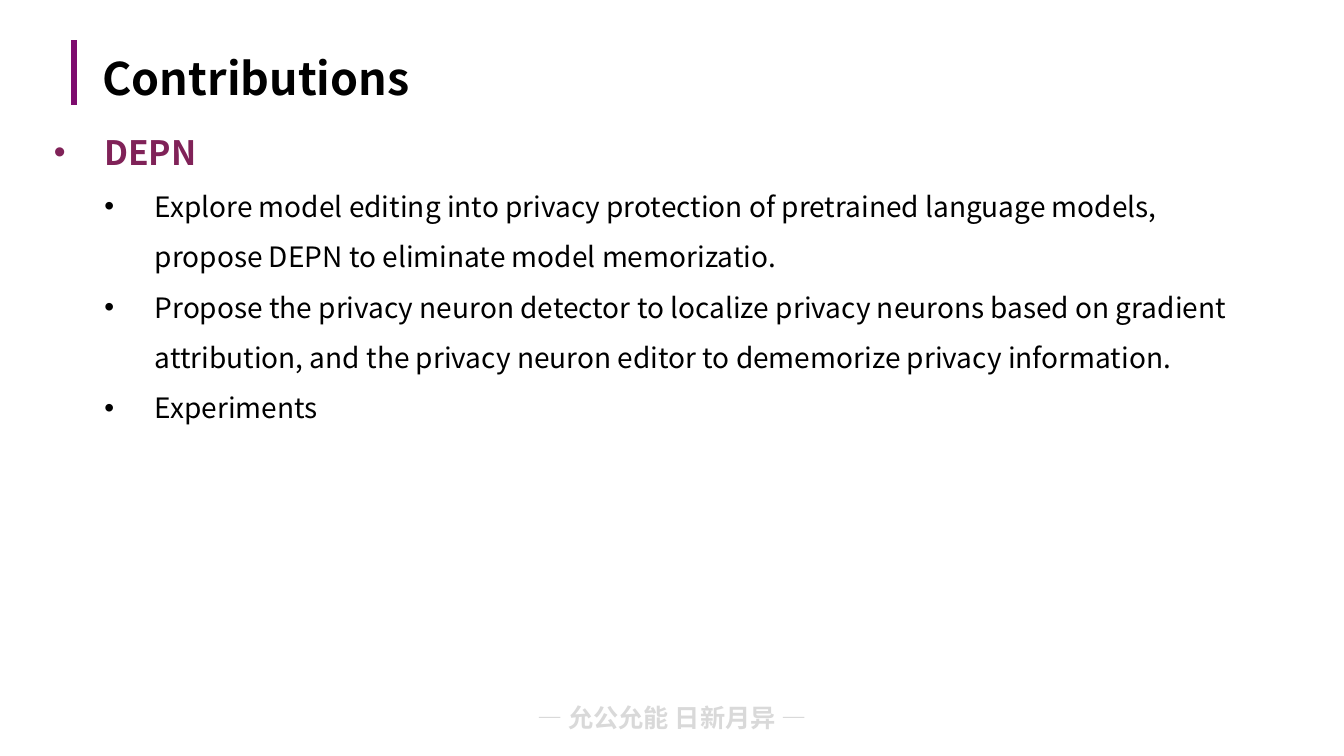
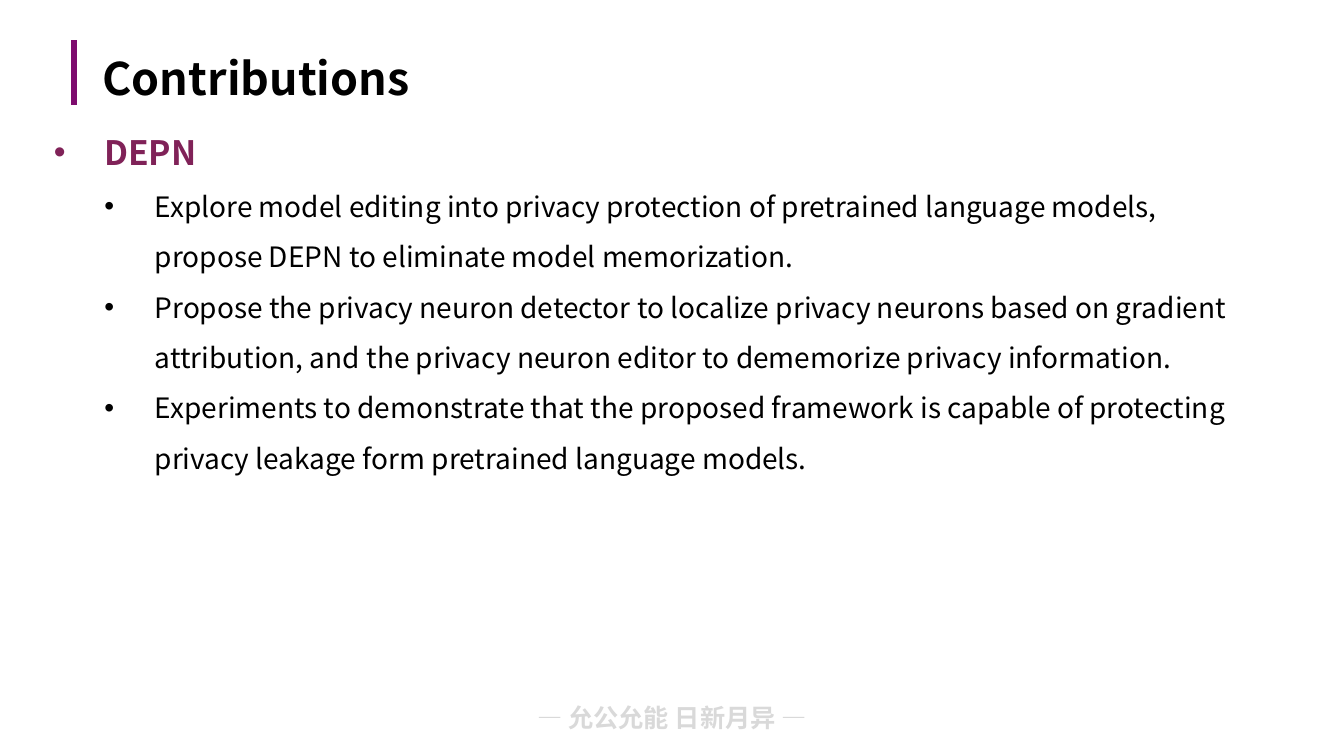
Before and after one commit to lxmliu2002/Data_Security, a slide deck: slide 5 of lab7/report/slides.pptx. Drawn at 1344x756 pixels with LibreOffice and Linux fonts; fonts in the diff are those of the drawing; background and template pictures are left out. Boxes give left, top, right and bottom in pixels: in the first picture for what was removed or moved away, otherwise in the second. Text is boxed around its words. In the diff, an @@ line names an element or a change of style, - is before the commit and + after.

```diff
--- a/lab7/report/slides.pptx
+++ b/lab7/report/slides.pptx
@@ text at (x1=155, y1=194, x2=1157, y2=274): text changed @@
-  • Explore model editing into privacy protection of pretrained language models, propose DEPN to eliminate model memorizatio.
+  • Explore model editing into privacy protection of pretrained language models, propose DEPN to eliminate model memorization.
@@ text at (x1=155, y1=395, x2=1224, y2=476): text changed @@
-  • Experiments
+  • Experiments to demonstrate that the proposed framework is capable of protecting privacy leakage form pretrained language models.
```
Also in this commit, not shown: 3 other slides changed.
